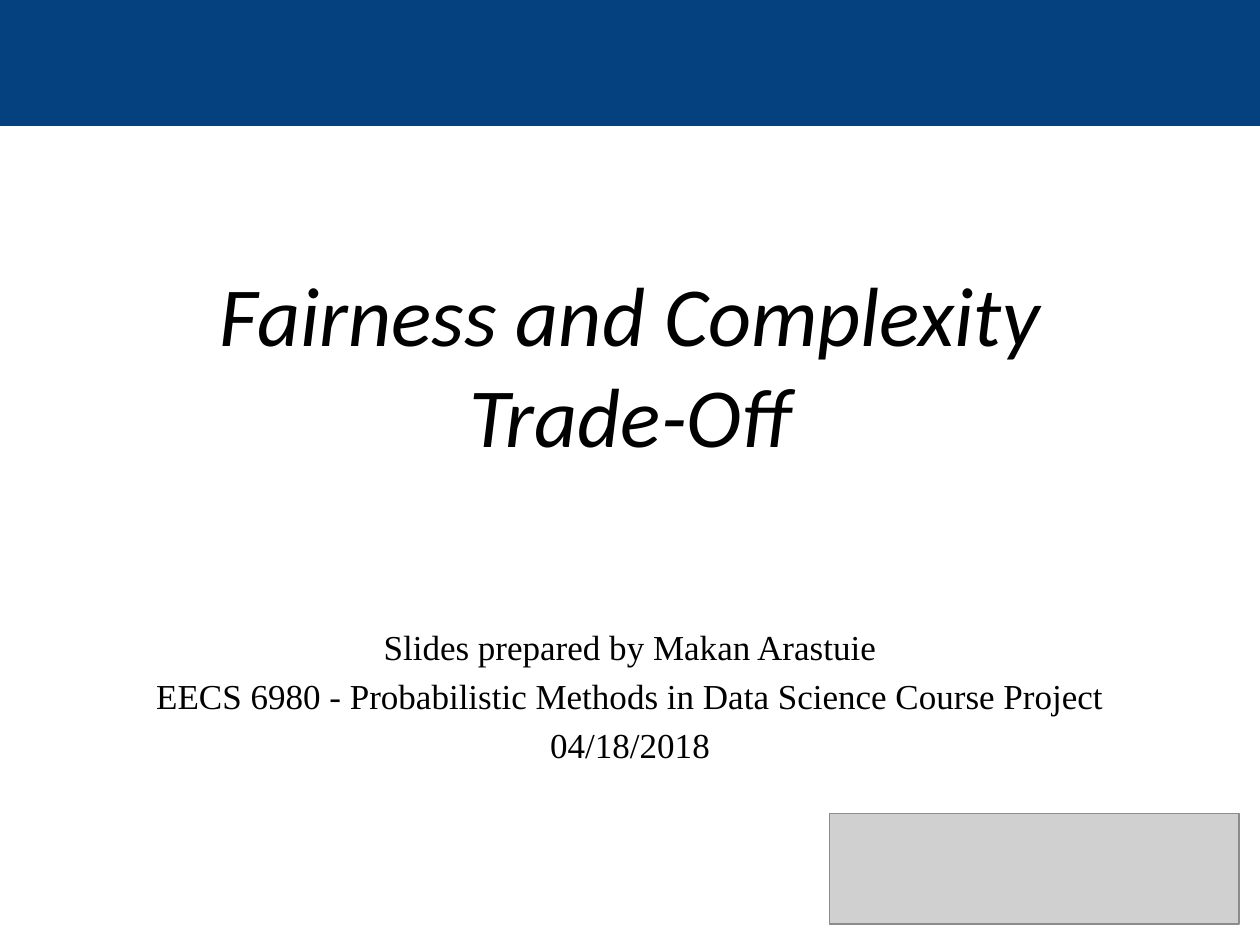
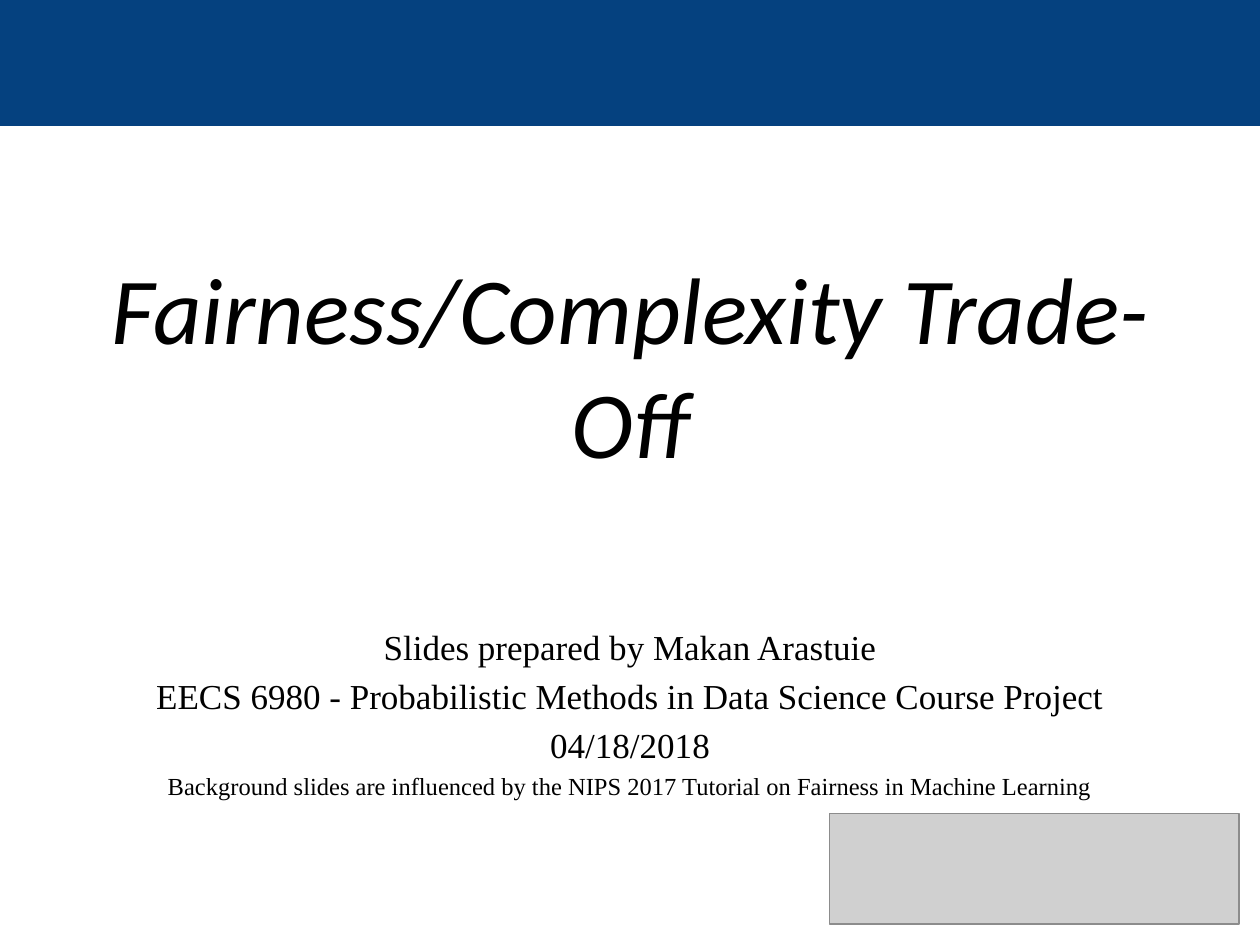
Before and after one commit to Makan-Ar/AI-Fairness-Data-Science, a slide deck: slide 1 of presentation/Makan Arastuie 2018-05-4 Fairness.pptx. Drawn at 1260x945 pixels with LibreOffice and Linux fonts; fonts in the diff are those of the drawing; grey boxes stand for pictures; background and template pictures are left out. Boxes give left, top, right and bottom in pixels: in the first picture for what was removed or moved away, otherwise in the second. Text is boxed around its words. In the diff, an @@ line names an element or a change of style, - is before the commit and + after.

Commit message:
Finish presentation

```diff
--- a/presentation/Makan Arastuie 2018-05-4 Fairness.pptx
+++ b/presentation/Makan Arastuie 2018-05-4 Fairness.pptx
@@ title at (111,278,1148,459): text changed; size 48 to 54 pt @@
-Fairness and Complexity Trade-Off
+Fairness/Complexity Trade-Off
@@ subtitle at (168,777,1090,800): paragraph added @@
+Background slides are influenced by the NIPS 2017 Tutorial on Fairness in Machine Learning
```
Also in this commit, not shown: 1 other slide changed, 26 slides added.
